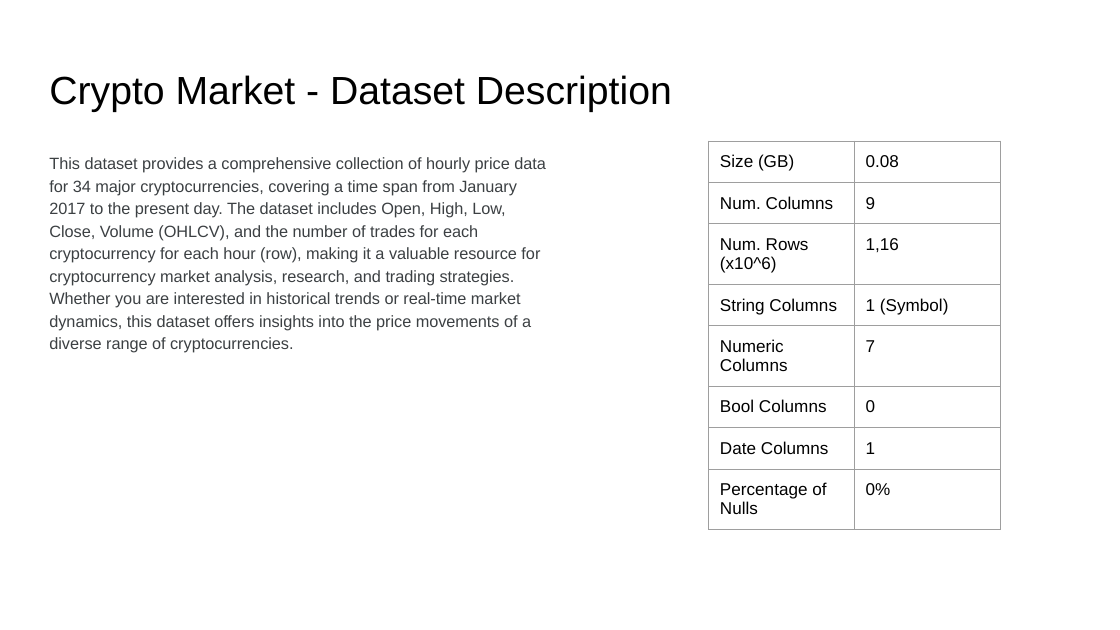
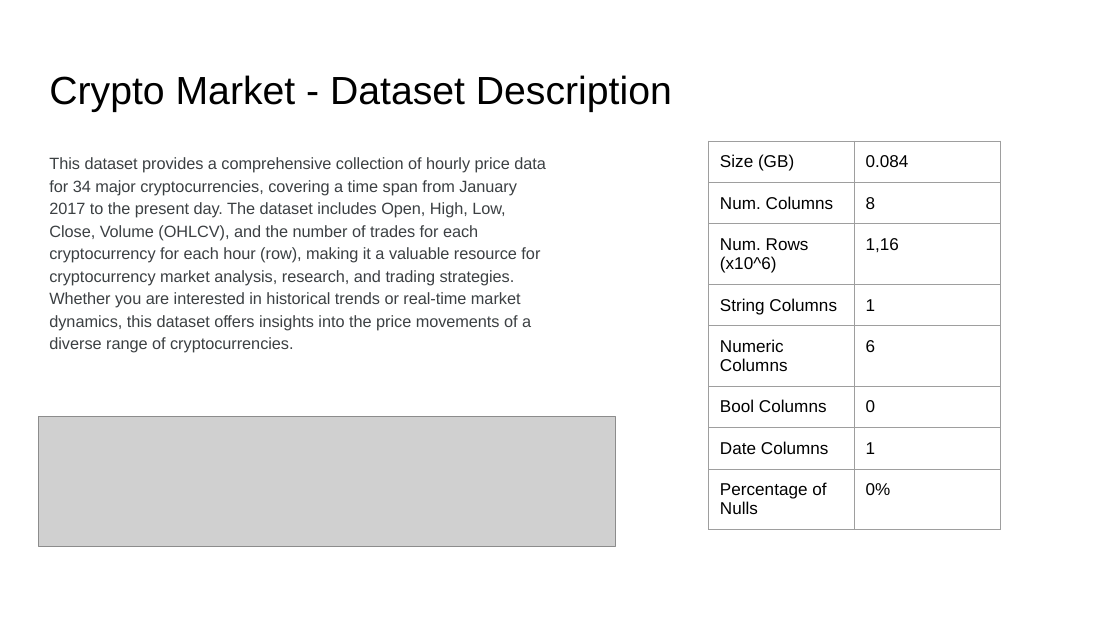
Before and after one commit to PaoloAttardi/Big_Data, a slide deck: slide 2 of Crypto Market Presentation.pptx. Drawn at 1120x630 pixels with LibreOffice and Linux fonts; fonts in the diff are those of the drawing; grey boxes stand for pictures. Boxes give left, top, right and bottom in pixels: in the first picture for what was removed or moved away, otherwise in the second. Text is boxed around its words. In the diff, an @@ line names an element or a change of style, - is before the commit and + after.

```diff
--- a/Crypto Market Presentation.pptx
+++ b/Crypto Market Presentation.pptx
@@ table at (x1=709, y1=141, x2=1000, y2=547) @@
-row 1, column 2: 0.08
+row 1, column 2: 0.084
-row 2, column 2: 9
+row 2, column 2: 8
-row 4, column 2: 1 (Symbol)
+row 4, column 2: 1
-row 5, column 2: 7
+row 5, column 2: 6
@@ picture added at (x1=38, y1=417, x2=616, y2=547) @@
```
Also in this commit, not shown: 3 other slides changed.
